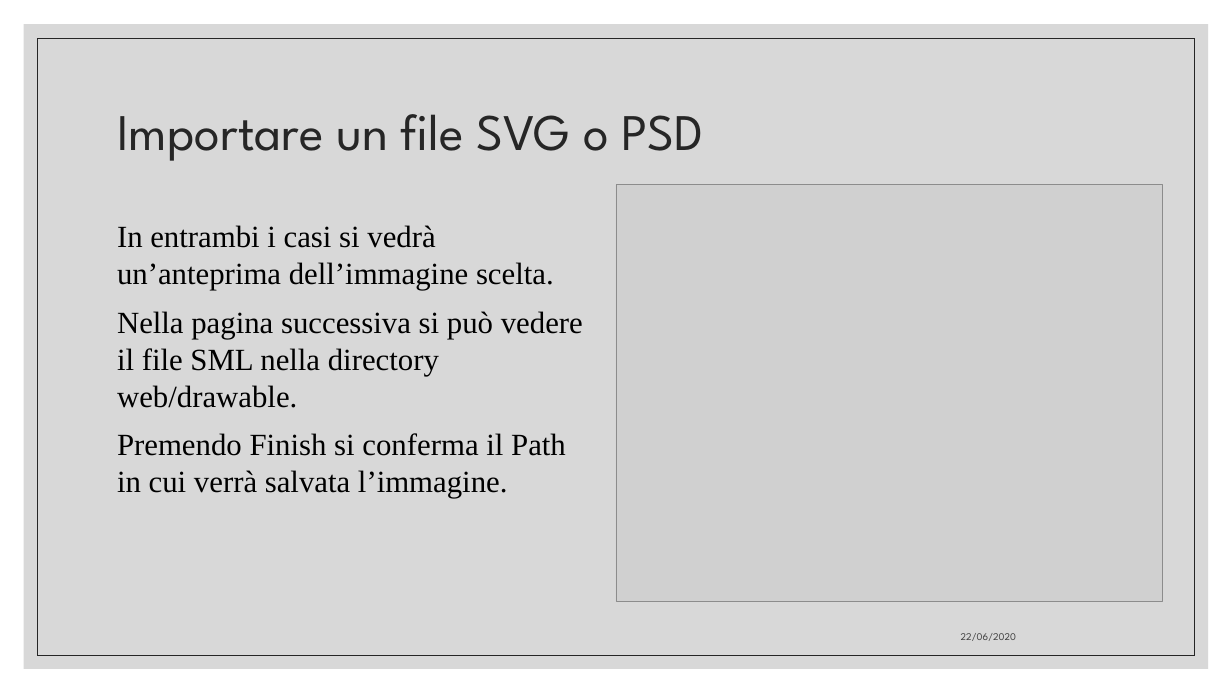
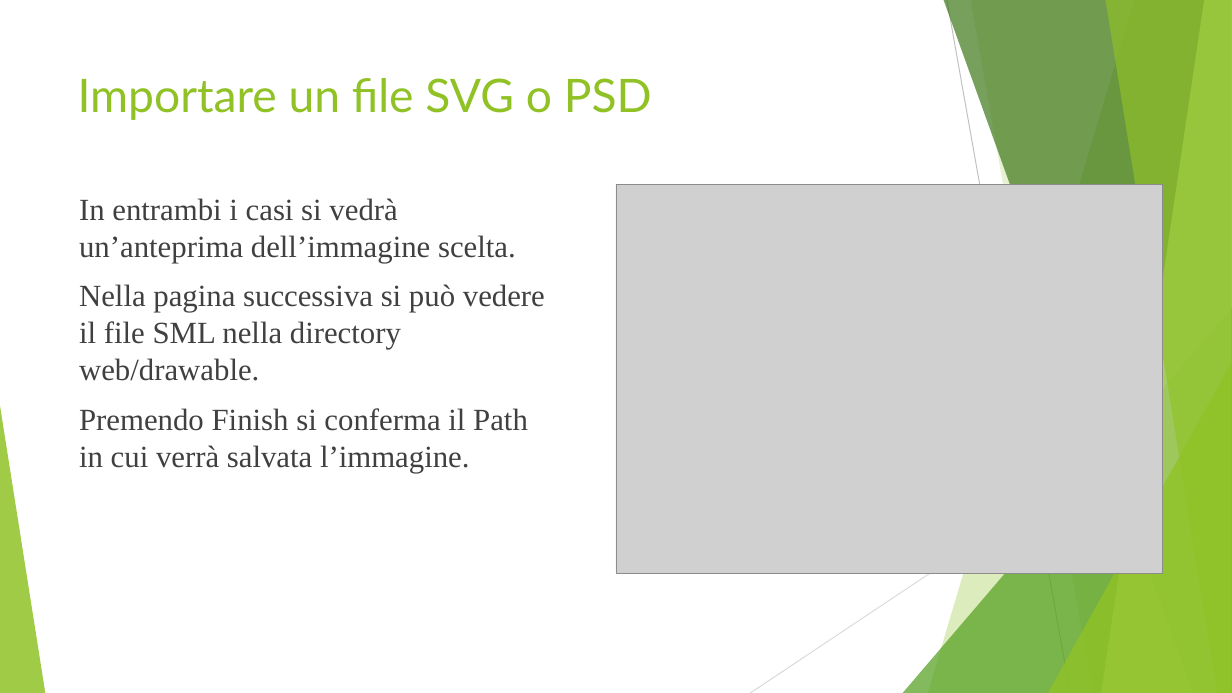
Before and after one commit to tizianotaglienti/Colleghi-Ristretti, a slide deck: slide 30 of Vector asset studio.pptx (slide 29 before the commit). Drawn at 1232x693 pixels with LibreOffice and Linux fonts; fonts in the diff are those of the drawing; grey boxes stand for pictures. Boxes give left, top, right and bottom in pixels: in the first picture for what was removed or moved away, otherwise in the second. Text is boxed around its words. In the diff, an @@ line names an element or a change of style, - is before the commit and + after.

```diff
--- a/Vector asset studio.pptx
+++ b/Vector asset studio.pptx
@@ rectangle removed at [24,24,1209,669] @@
@@ rectangle removed at [38,38,1195,655] @@
@@ title "Importare un file SVG o ...": place and size @@
-title "Importare un file SVG o ..." at [117,114,704,161]
+title "Importare un file SVG o ..." at [78,78,652,120]
@@ title "Importare un file SVG o ..." at [78,78,652,120]: size 40 to 36 pt, font League Spartan to Lato, text colour #262626 to #90C226; line spacing 0.9 to 1; vertical alignment middle to top @@
@@ text "In entrambi i casi si ...": place and size @@
-text "In entrambi i casi si ..." at [117,225,583,498]
+text "In entrambi i casi si ..." at [79,198,545,473]
@@ text "In entrambi i casi si ..." at [79,198,545,473]: text colour #000000 to #404040; indent changed; more space between paragraphs @@
@@ picture: place and size @@
-picture at [616,185,1163,602]
+picture at [616,185,1163,574]
@@ group added at [0,0,1232,693]: 5 freeform shapes, 3 triangles, 2 lines @@
@@ text removed at [961,633,1017,641] @@
-22/06/2020
```
Also in this commit, not shown: 48 other slides changed, 3 slides added, 1 slide removed.
